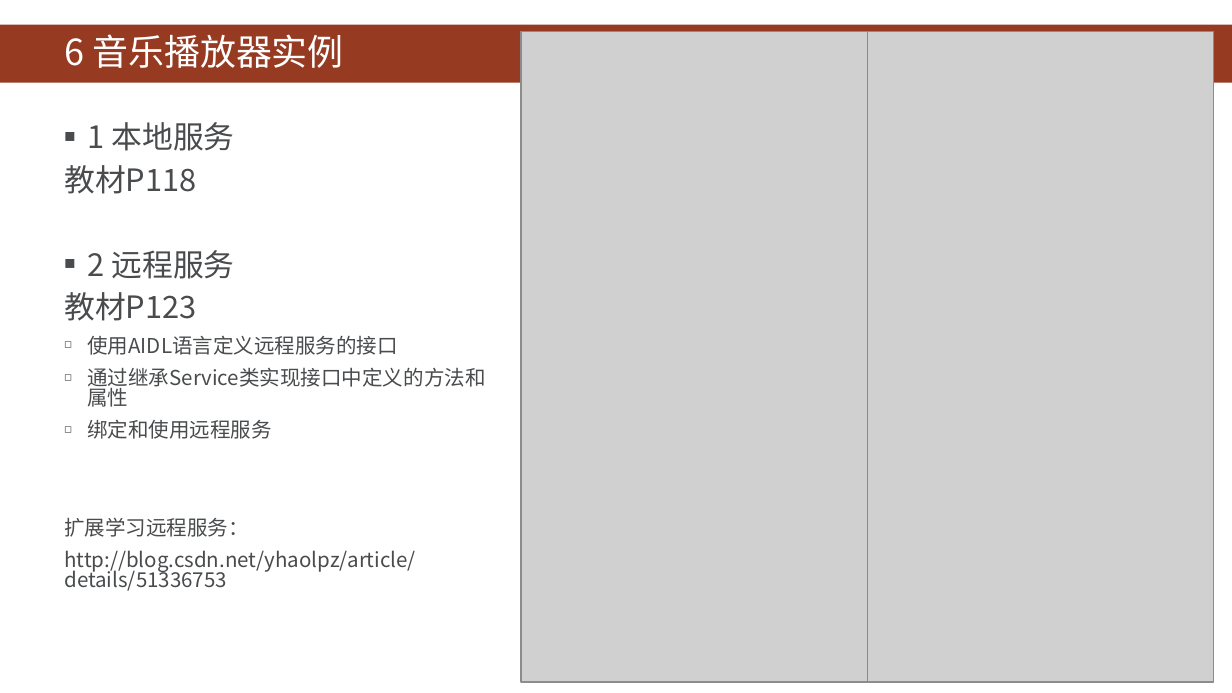
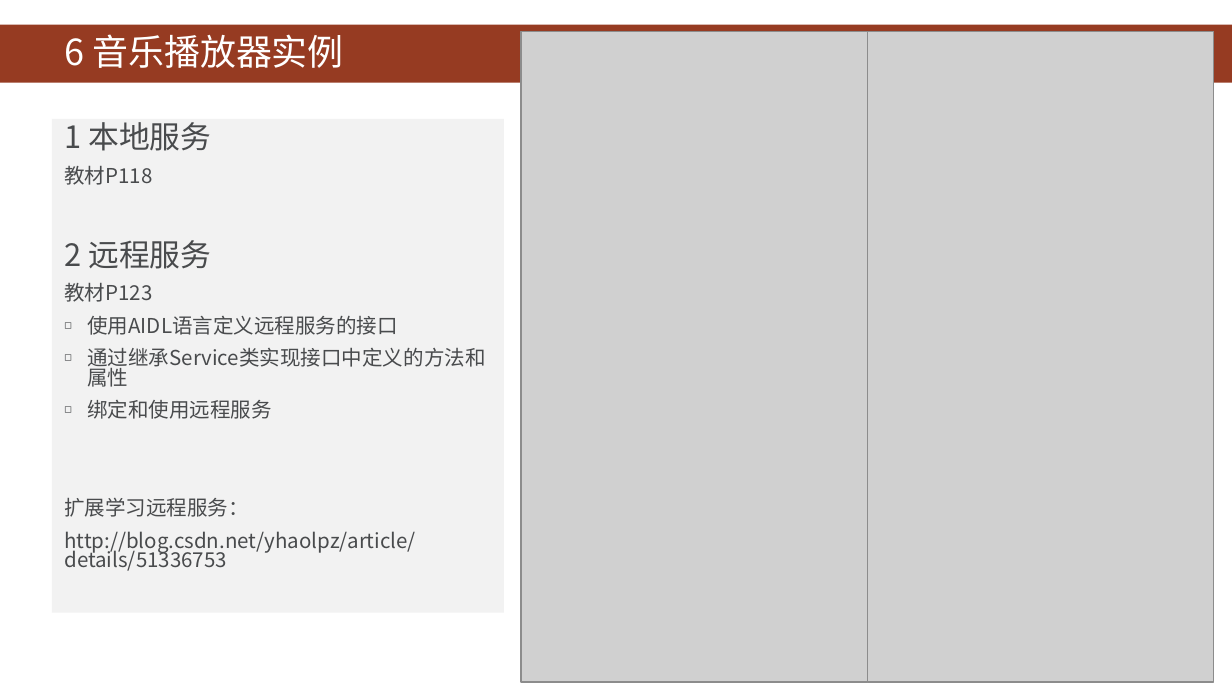
Before and after one commit to HBU/Android-PPT, a slide deck: slide 10 of 06.0 -- 服务 ------- 第06章.pptx. Drawn at 1232x693 pixels with LibreOffice and Linux fonts; fonts in the diff are those of the drawing; grey boxes stand for pictures; background and template pictures are left out. Boxes give left, top, right and bottom in pixels: in the first picture for what was removed or moved away, otherwise in the second. Text is boxed around its words. In the diff, an @@ line names an element or a change of style, - is before the commit and + after.

```diff
--- a/06.0 -- 服务 ------- 第06章.pptx
+++ b/06.0 -- 服务 ------- 第06章.pptx
@@ text "1 本地服务": place and size @@
-text "1 本地服务" at [64, 122, 485, 591]
+text "1 本地服务" at [52, 120, 504, 614]
@@ text "1 本地服务" at [52, 120, 504, 614]: fill none to #F2F2F2 @@
@@ text at [64, 122, 211, 302]: size 18 to 12 pt in "教材P118", "教材P123"; bullet ■ to none @@
```
Also in this commit, not shown: 5 other slides changed.
